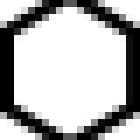
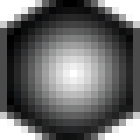
Revision of a layered (140, 140) image; what changed, layer by layer:
painted on "Polygon 1" over [0, 0, 140, 140]
